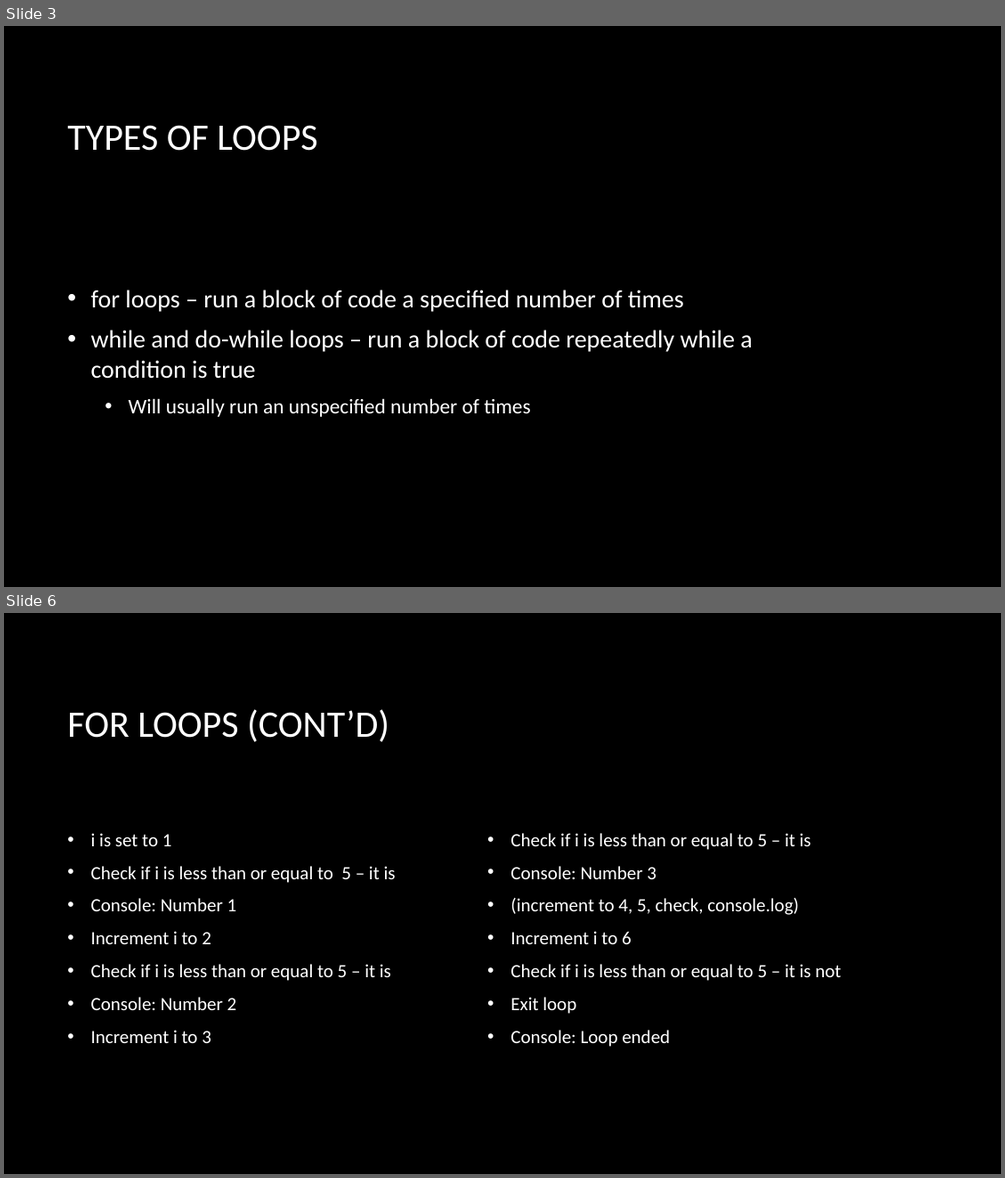
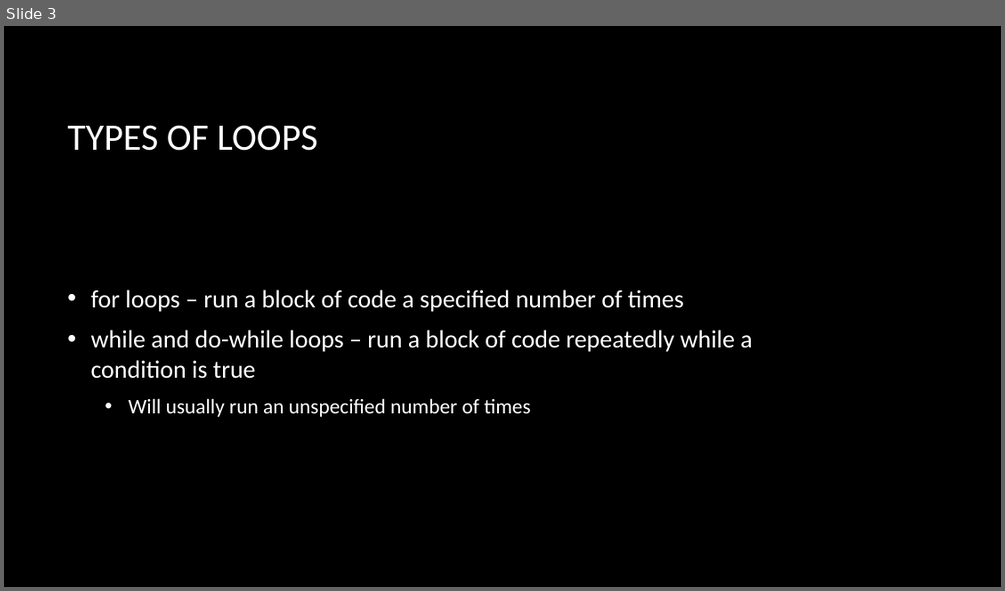
Before and after one commit to dtarvin/JavaScript-Class, a slide deck: slides for class/my slides/Loops.pptx. Shown one above the other, each under a label of ours: slides 3 and 6 before the commit, slide 3 after it; the slides between them are not shown. The pictures are 1005x1178 and 1005x591 pixels, drawn with LibreOffice and Linux fonts; fonts in the diff are those of the drawing; background and template pictures are left out. Boxes give left, top, right and bottom in pixels: in the first picture for what was removed or moved away, otherwise in the second. Text is boxed around its words. In the diff, an @@ line names an element or a change of style, - is before the commit and + after.

```diff
--- a/slides for class/my slides/Loops.pptx
+++ b/slides for class/my slides/Loops.pptx
@@ slide 6 removed at (4,613,1001,1174), background picture (left out) @@
@@ title removed at (67,709,389,742) @@
-FOR LOOPS (CONT’D)
@@ text removed at (91,833,396,1043) @@
-• i is set to 1
-• Check if i is less than or equal to 5 – it is
-• Console: Number 1
-• Increment i to 2
-• Check if i is less than or equal to 5 – it is
-• Console: Number 2
-• Increment i to 3
@@ text removed at (510,833,841,1046) @@
-• Check if i is less than or equal to 5 – it is
-• Console: Number 3
-• (increment to 4, 5, check, console.log)
-• Increment i to 6
-• Check if i is less than or equal to 5 – it is not
-• Exit loop
-• Console: Loop ended
```
Also in this commit, not shown: 4 slides changed, 14 slides added, 45 other files.
